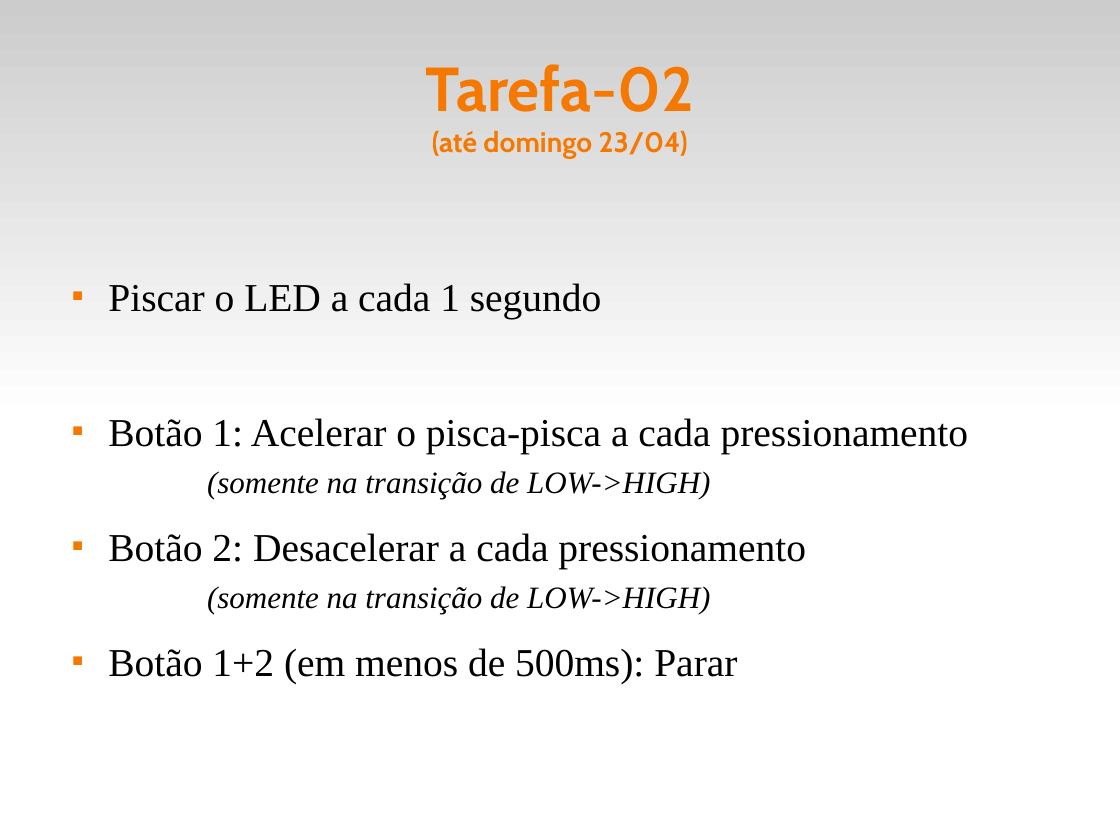
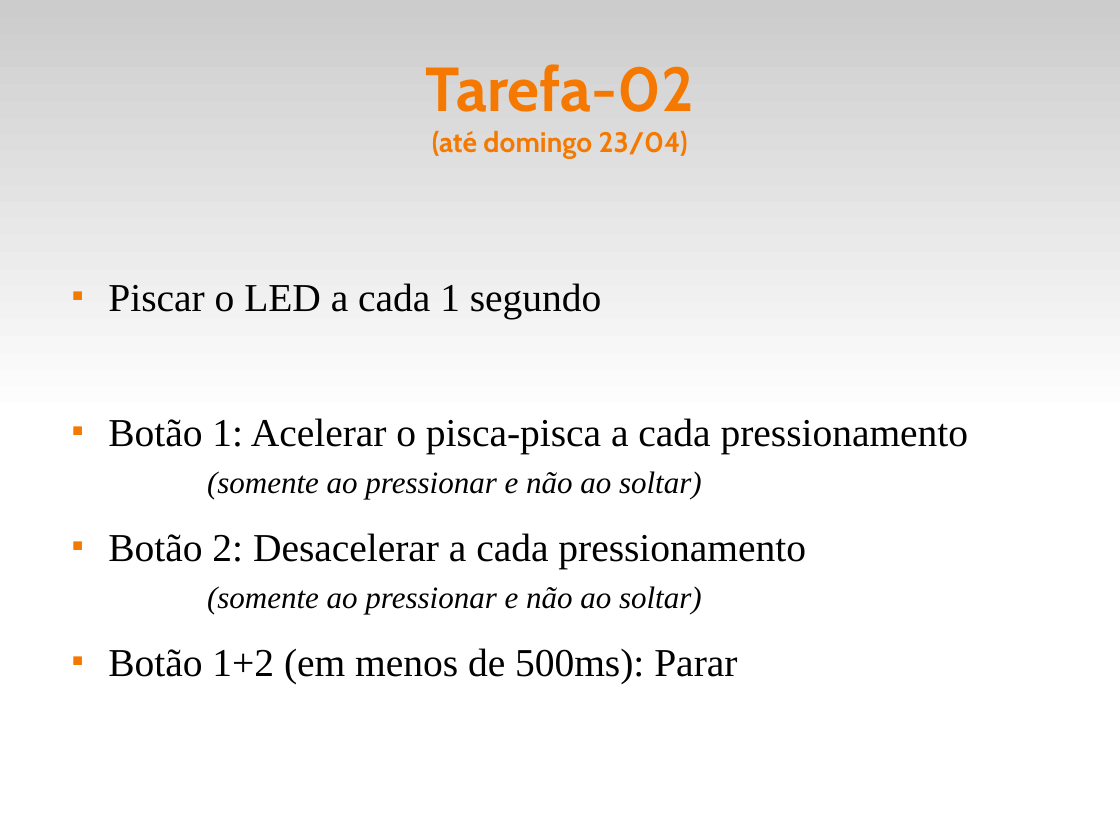
Before and after one commit to fsantanna-uerj/reativos, a slide deck: slide 9 of slides/00_intro.odp. Drawn at 1120x840 pixels with LibreOffice and Linux fonts; fonts in the diff are those of the drawing. Boxes give left, top, right and bottom in pixels: in the first picture for what was removed or moved away, otherwise in the second. Text is boxed around its words. In the diff, an @@ line names an element or a change of style, - is before the commit and + after.

Commit message:
(>) slides

```diff
--- a/slides/00_intro.odp
+++ b/slides/00_intro.odp
@@ text at (108, 418, 969, 614): text changed @@
-■ Botão 1: Acelerar o pisca-pisca a cada pressionamento (somente na transição de LOW->HIGH)
-■ Botão 2: Desacelerar a cada pressionamento (somente na transição de LOW->HIGH)
+■ Botão 1: Acelerar o pisca-pisca a cada pressionamento (somente ao pressionar e não ao soltar)
+■ Botão 2: Desacelerar a cada pressionamento (somente ao pressionar e não ao soltar)
```
Also in this commit, not shown: 1 other slide changed, 1 other file.
